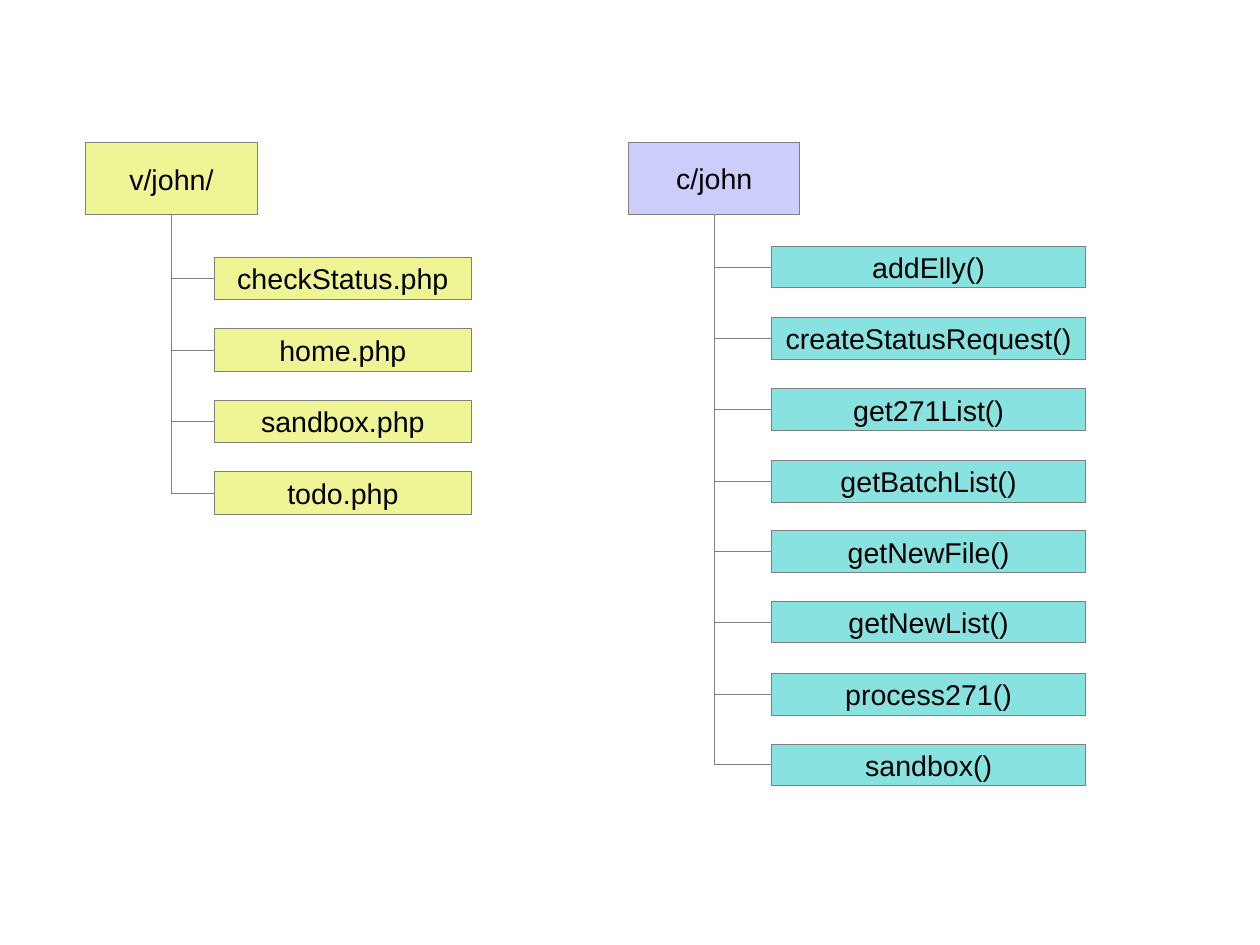
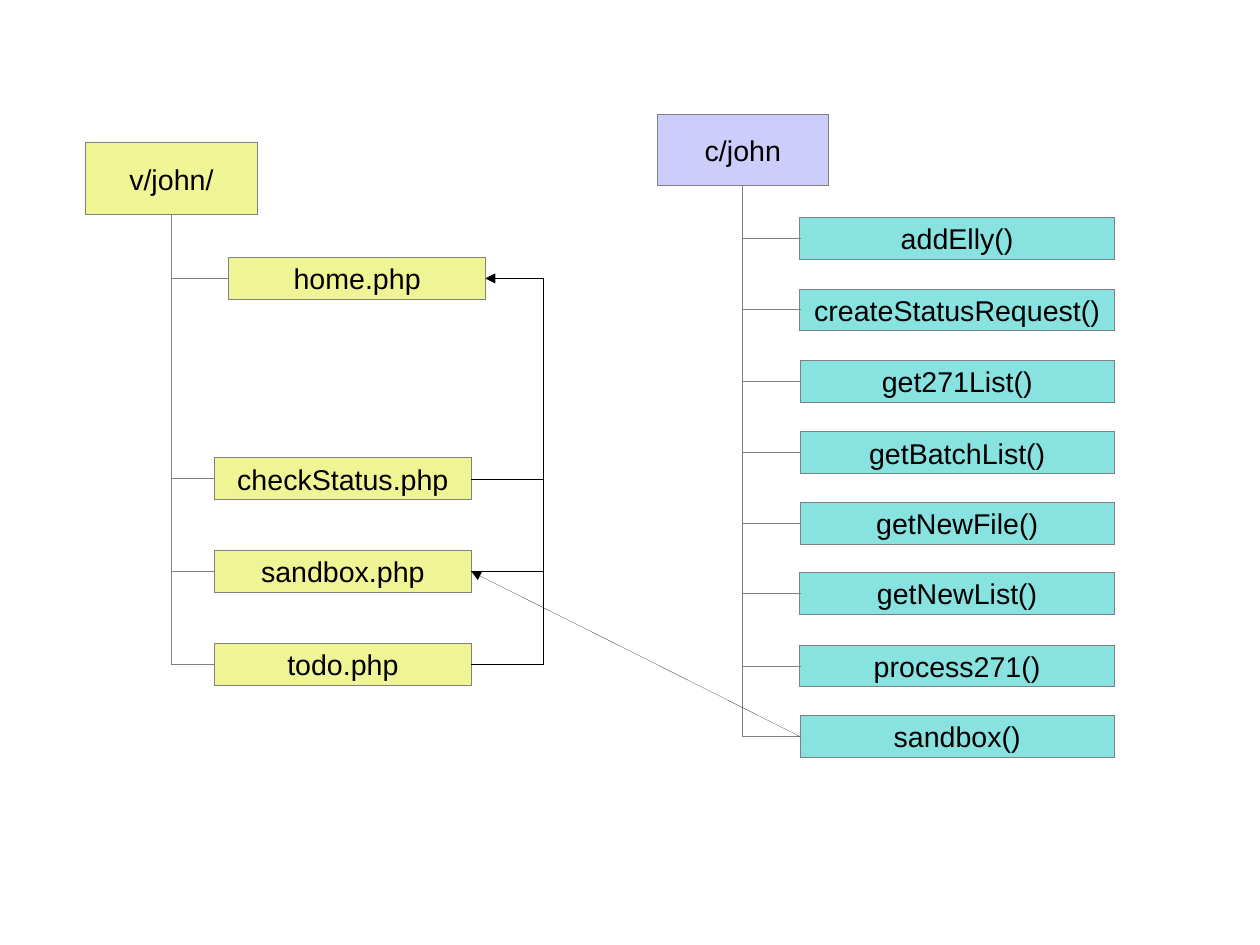
Before and after one commit to JamesLeB/Stout, a slide deck: slide 4 of Documents/BillingSystem.odp. Drawn at 1260x945 pixels with LibreOffice and Linux fonts; fonts in the diff are those of the drawing. Boxes give left, top, right and bottom in pixels: in the first picture for what was removed or moved away, otherwise in the second. Text is boxed around its words. In the diff, an @@ line names an element or a change of style, - is before the commit and + after.

Commit message:
update doc

```diff
--- a/Documents/BillingSystem.odp
+++ b/Documents/BillingSystem.odp
@@ 9 rectangles, 8 elbow lines: place and size @@
-9 rectangles, 8 elbow lines at [629,143,1086,787]
+9 rectangles, 8 elbow lines at [657,114,1115,758]
@@ elbow line moved from (172, 214) - (215, 350) to (172, 214) - (229, 279) @@
@@ elbow line moved from (172, 214) - (215, 422) to (172, 214) - (215, 572) @@
@@ elbow line moved from (172, 214) - (215, 493) to (172, 214) - (215, 664) @@
@@ elbow line moved from (172, 214) - (215, 279) to (172, 214) - (215, 479) @@
@@ rectangle "home.php": place and size @@
-rectangle "home.php" at [214,329,471,372]
+rectangle "home.php" at [229,257,486,300]
@@ elbow arrow added from (471, 664) to (486, 279), #000000 0 pt @@
@@ elbow arrow added from (471, 572) to (486, 279), #000000 0 pt @@
@@ elbow arrow added from (471, 479) to (486, 279), #000000 0 pt @@
@@ rectangle "checkStatus.php": place and size @@
-rectangle "checkStatus.php" at [214,257,471,300]
+rectangle "checkStatus.php" at [214,457,471,500]
@@ rectangle "sandbox.php": place and size @@
-rectangle "sandbox.php" at [214,400,471,442]
+rectangle "sandbox.php" at [214,550,471,592]
@@ arrow added from (800, 736) to (471, 572), #000000 0 pt @@
@@ rectangle "todo.php": place and size @@
-rectangle "todo.php" at [214,472,471,515]
+rectangle "todo.php" at [214,644,471,686]
```
